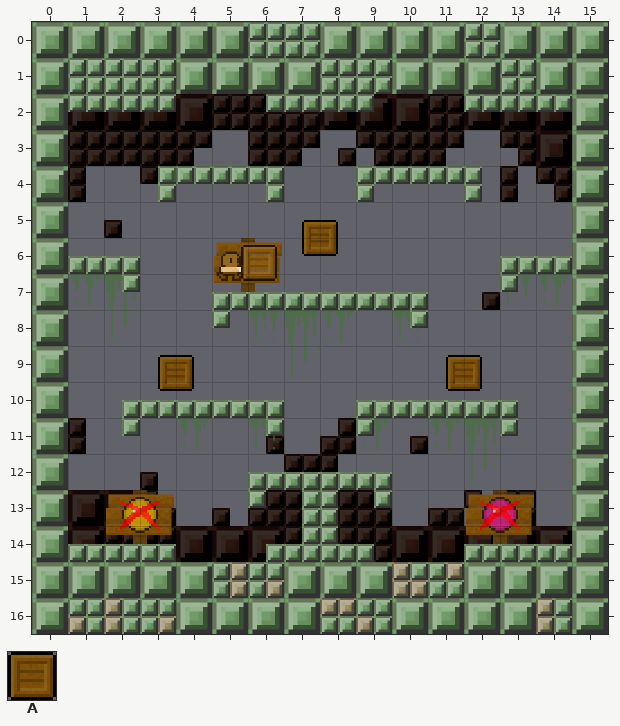
An edit to a level. Tiled map, Demo/assets/maps/10.tmx. This is how it looked before the edit.
Cells are 64x64 px. Shown: x 0..15, y 0..16.
Key: from "large": A 1.
Objects are placed by their top-left corner, in cells (3,4 is the top-left corner of cell 3,4); size is 1x1 cell unless given.
Layers that did not change in this view are not listed.
Objects on layer "geometry" before:
A "Crate" at 7.5,5.5
A "Crate" at 3.5,9.2
A "Crate" at 11.5,9.2
New version:
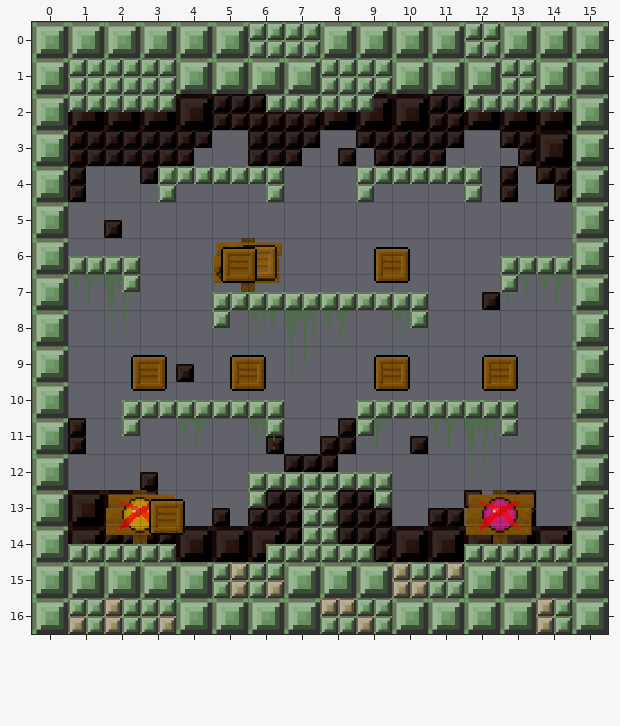
Commit message: added ability to carry luggage on crate only maps
Diff:
Layer "geometry":
Object A "Crate" at 11.5,9.2 becomes A "Crate" at 9.5,6.2.
Object A "Crate" at 7.5,5.5 becomes A "Crate" at 9.5,9.2.
A new object: A "Crate" at 5.2,6.2.
A new object: A "Crate" at 5.5,9.2.
A new object: A "Crate" at 12.5,9.2.
A new object: A "Crate" at 2.8,9.2.
A new object: A "Crate" at 3.2,13.2.
Object A "Crate" at 3.5,9.2 is removed.
Pixel boxes of the changes (left, top, right, bottom) in both pictures:
old place: (302, 220, 338, 256)
added: (221, 247, 257, 283)
new place: (374, 247, 410, 283)
changed: (131, 355, 194, 391)
added: (230, 355, 266, 391)
new place: (374, 355, 410, 391)
changed: (446, 355, 518, 391)
added: (149, 499, 185, 535)
